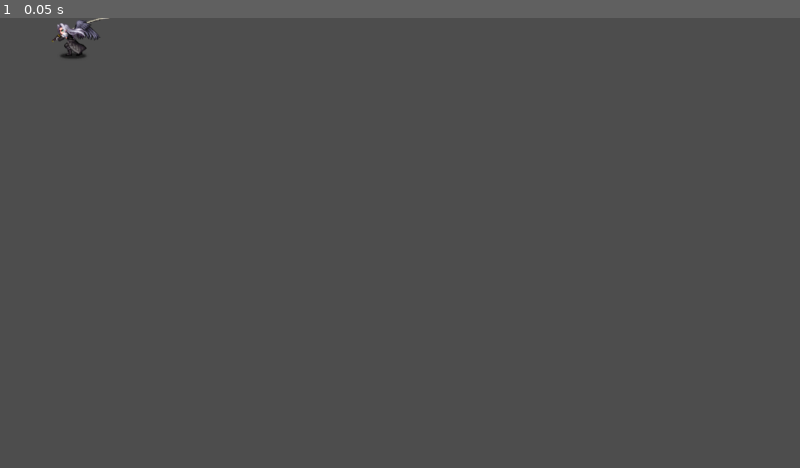
Above: before the commit, frame 1.
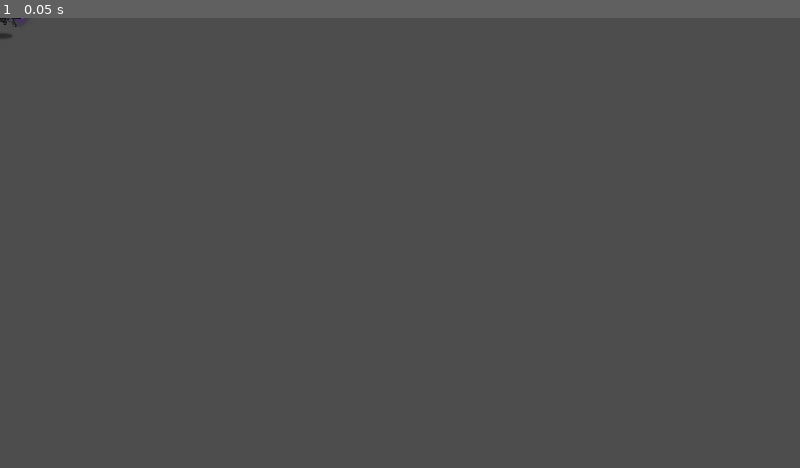
Above: after the commit, the same moment.

Repository: Jean-Lucca/GameDev-PUCRS-202501
Game: Godot game, scene res://mobs/mob_boss/mob_boss.tscn
Two runs of this game, one before a commit and one after it. Both use one fixed random seed, a clock stepped at 60 frames per second and the inputs below. This scene is started directly instead of the project's main scene.
Inputs:
- Up to frame 1 (0.05 s): no input

The runs differ from the first frame. In frame 1, 0.2% of the frame differs, in the area x 0-14%, y 0-10%.

Commit message:
iniciado mob_boss

Diff:
--- a/Game.gd
+++ b/Game.gd
@@ -8,6 +8,7 @@
 @onready var limit_break: Node2D = null
 @onready var Spawn_esquerda = $SpawnEsquerda
 @onready var Spawn_direita = $SpawnDireita
+var mob_boss = load("res://mobs/mob_boss/mob_boss.tscn")
 var spawn_timer : float = 0.0
 var spawn_interval : float = 2.0  # Spawn mobs every 5 seconds
 var time_left := 60.0
@@ -21,13 +22,12 @@
 	camera.add_to_group("Camera")
 	#camera.zoom = Vector2(0.4,0.4)
 	scene_limit = current_scene.get_node("SceneLimit")
-	$BackgroundMusic.play()
+	#$BackgroundMusic.play()
 	AudioServer.set_bus_volume_linear(1, 0.3)
 
 func start_spawning():
 	spawn_interval = randf_range(1.5, 2.0)
 
-# Called every frame. 'delta' is the elapsed time since the previous frame.
 func _physics_process(delta: float) -> void:
 	if scene_limit == null:
 		player = current_scene.get_node("AnimPlayer")
@@ -92,6 +92,6 @@
 
 	var sprite2 = mob2.get_node("AnimatedSprite2D")
 	sprite2.animation = "walk_left"
-	sprite2.flip_h = true;
+	sprite2.flip_h = false;
 	sprite2.play()
 	current_scene.add_child(mob2)
--- a/mobs/mob_boss/mob_boss.tscn
+++ b/mobs/mob_boss/mob_boss.tscn
@@ -1,5 +1,6 @@
-[gd_scene load_steps=37 format=3 uid="uid://c17u0k324vg01"]
-
+[gd_scene load_steps=32 format=3 uid="uid://c17u0k324vg01"]
+
+[ext_resource type="Script" uid="uid://bnft0fw71utvh" path="res://mobs/mob_base/mob.gd" id="1_3gake"]
 [ext_resource type="Texture2D" uid="uid://bdlw4y8cfb0t7" path="res://mobs/mob_boss/sprites/unit_atk_207002417.png" id="1_qxxn7"]
 [ext_resource type="Texture2D" uid="uid://chpev7gyd2qkl" path="res://mobs/mob_boss/sprites/unit_limit_atk_207002417.png" id="2_3gake"]
 [ext_resource type="Texture2D" uid="uid://c4157e16s4f4s" path="res://mobs/mob_boss/sprites/unit_standby_207002417.png" id="3_5pp7n"]
@@ -55,30 +56,6 @@
 atlas = ExtResource("1_qxxn7")
 region = Rect2(450, 633, 225, 211)
 
-[sub_resource type="AtlasTexture" id="AtlasTexture_mvhmu"]
-atlas = ExtResource("1_qxxn7")
-region = Rect2(0, 1140, 225, 190)
-
-[sub_resource type="AtlasTexture" id="AtlasTexture_cb8ky"]
-atlas = ExtResource("1_qxxn7")
-region = Rect2(225, 1140, 225, 190)
-
-[sub_resource type="AtlasTexture" id="AtlasTexture_xf53a"]
-atlas = ExtResource("1_qxxn7")
-region = Rect2(450, 1140, 225, 190)
-
-[sub_resource type="AtlasTexture" id="AtlasTexture_x78te"]
-atlas = ExtResource("1_qxxn7")
-region = Rect2(0, 1330, 225, 190)
-
-[sub_resource type="AtlasTexture" id="AtlasTexture_31bo5"]
-atlas = ExtResource("1_qxxn7")
-region = Rect2(225, 1330, 225, 190)
-
-[sub_resource type="AtlasTexture" id="AtlasTexture_xsamw"]
-atlas = ExtResource("1_qxxn7")
-region = Rect2(450, 1330, 225, 190)
-
 [sub_resource type="AtlasTexture" id="AtlasTexture_83otm"]
 atlas = ExtResource("2_3gake")
 region = Rect2(0, 1337, 373, 191)
@@ -165,24 +142,6 @@
 }, {
 "duration": 1.0,
 "texture": SubResource("AtlasTexture_8o4w3")
-}, {
-"duration": 1.0,
-"texture": SubResource("AtlasTexture_mvhmu")
-}, {
-"duration": 1.0,
-"texture": SubResource("AtlasTexture_cb8ky")
-}, {
-"duration": 1.0,
-"texture": SubResource("AtlasTexture_xf53a")
-}, {
-"duration": 1.0,
-"texture": SubResource("AtlasTexture_x78te")
-}, {
-"duration": 1.0,
-"texture": SubResource("AtlasTexture_31bo5")
-}, {
-"duration": 1.0,
-"texture": SubResource("AtlasTexture_xsamw")
 }],
 "loop": true,
 "name": &"attack",
@@ -236,15 +195,26 @@
 "texture": SubResource("AtlasTexture_0ci8w")
 }],
 "loop": true,
-"name": &"walk",
+"name": &"walk_left",
+"speed": 5.0
+}, {
+"frames": [{
+"duration": 1.0,
+"texture": SubResource("AtlasTexture_0ci8w")
+}],
+"loop": true,
+"name": &"walk_right",
 "speed": 5.0
 }]
 
 [node name="MobBoss" type="CharacterBody2D"]
+script = ExtResource("1_3gake")
 
 [node name="CollisionShape2D" type="CollisionShape2D" parent="."]
 shape = SubResource("RectangleShape2D_2g8di")
 
 [node name="AnimatedSprite2D" type="AnimatedSprite2D" parent="."]
+position = Vector2(-1, -16)
 sprite_frames = SubResource("SpriteFrames_b8pns")
-animation = &"attack-2"
+animation = &"walk_left"
+frame_progress = 0.463705
